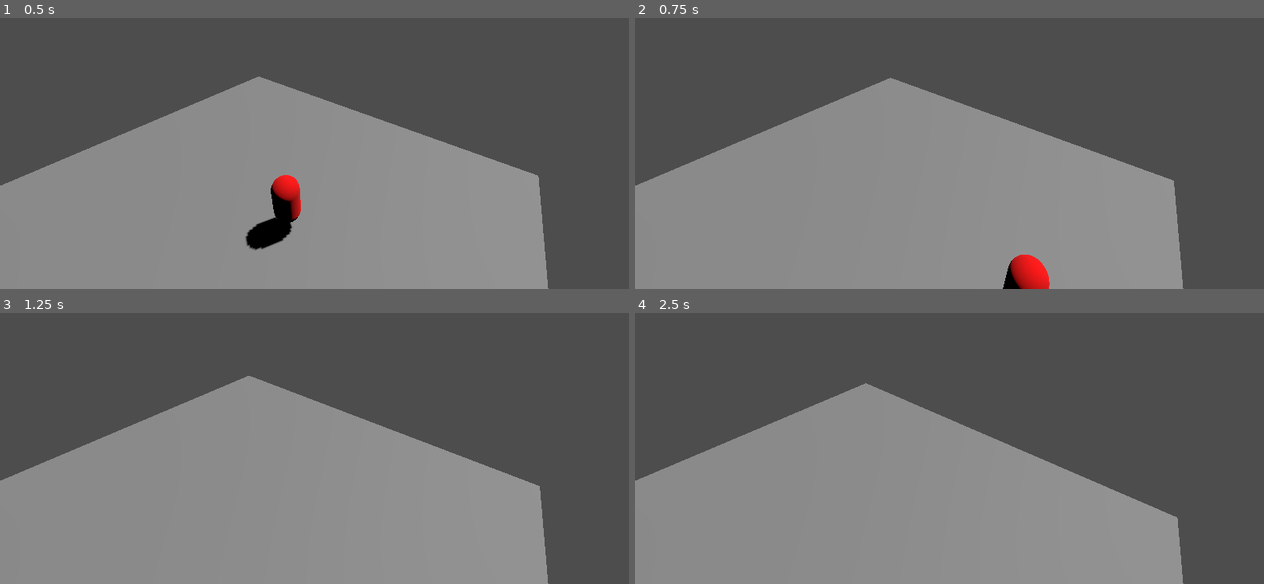
Above: before the commit, frames 1-4 (two rows, left to right).
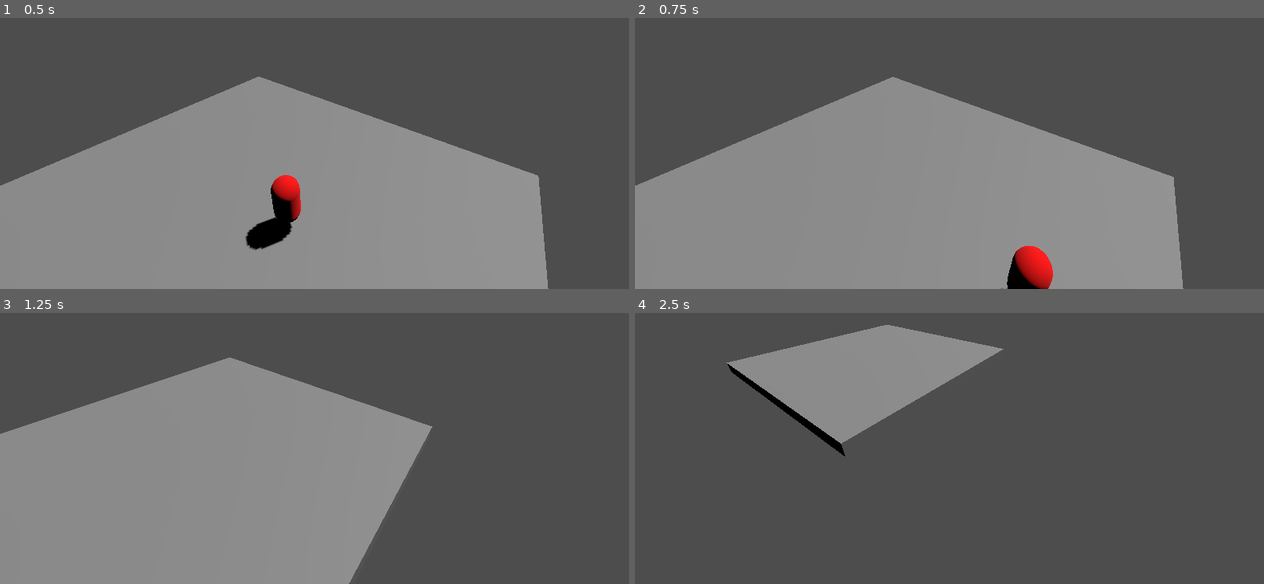
Above: after the commit, the same moments.

Repository: emanuelhix/gda-escape-room-2024
Game: Godot game, scene res://level/MainLevel.tscn
Two runs of this game, one before a commit and one after it. Both use one fixed random seed, a clock stepped at 60 frames per second and the inputs below.
Inputs:
- Up to frame 1 (0.5 s): no input
- Up to frame 2 (0.75 s): hold D (right) from 0.53 s (still down)
- Up to frame 3 (1.25 s): keep holding D (right)
- Up to frame 4 (2.5 s): release D (right) at 1.28 s; hold S (back) 1.28-2.03 s; hold D (right) from 2.03 s (still down)

Frame 1 is identical in both runs. In frame 2, 1.3% of the frame differs, in the area x 40-86%, y 21-100%; in frame 3, 18%; in frame 4, 51%, in the area x 0-88%, y 4-100%.
Error before the commit: Invalid access to property or key 'move_start' on a base object of type 'CharacterBody3D (player.gd)'. (res://level/scrolling_camera.gd:14)

Commit message:
Added signals for scrolling camera

Diff:
--- a/Player/player.gd
+++ b/Player/player.gd
@@ -5,6 +5,8 @@
 const BACK: String = "back"
 const RIGHT: String = "right"
 const MOVE_DURATION: float = 0.25
+signal move_start # fires when the movement animation starts
+signal move_end # fires when the movement animation ends
 
 #	New end position
 var endPos: Vector3 = Vector3();
@@ -12,7 +14,7 @@
 #	Angle for Player to turn with
 var dir_angle:float = 0;
 
-var tween : Tween = null
+var tween: Tween = null
 
 func _process(delta: float) -> void:
 	if tween and tween.is_running():
@@ -47,4 +49,6 @@
 	endPos = global_position + direction
 	tween = get_tree().create_tween()
 	tween.tween_property(self, "global_position", endPos, MOVE_DURATION)
+	tween.tween_callback(move_end.emit)
+	move_start.emit()
 	tween.play()
--- a/Player/player.tscn
+++ b/Player/player.tscn
@@ -20,12 +20,3 @@
 
 [node name="CollisionShape3D" type="CollisionShape3D" parent="."]
 shape = SubResource("CapsuleShape3D_c2iuh")
-
-[node name="CameraPivot" type="Node3D" parent="."]
-unique_name_in_owner = true
-transform = Transform3D(1, 0, 0, 0, 0.866025, 0.5, 0, -0.5, 0.866025, 0, 0, 0)
-
-[node name="Camera3D" type="Camera3D" parent="CameraPivot"]
-unique_name_in_owner = true
-transform = Transform3D(1, 0, 0, 0, 1, 0, 0, 0, 1, 0, 0, 5)
-fov = 90.0
